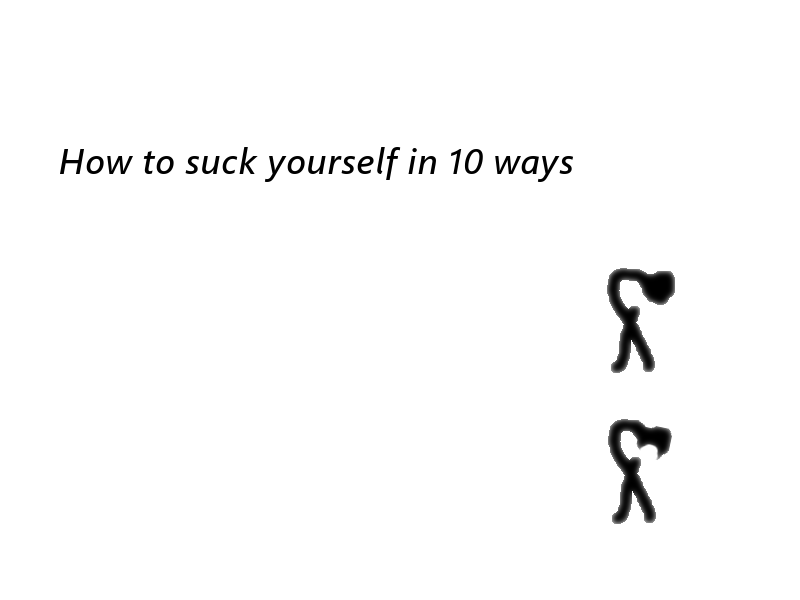
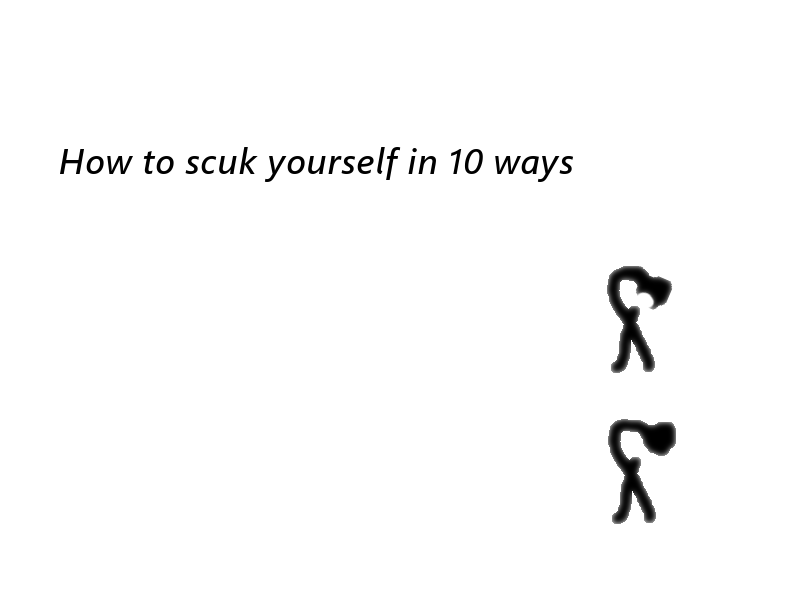
Comparing the layer stacks of the two (800, 600) images. Changes:
renamed "How to suck yourself in 10 way..." to "How to scuk yourself in 10 way...", painted on it over [201, 156, 238, 174]
painted on "背景" over [616, 266, 676, 460]
